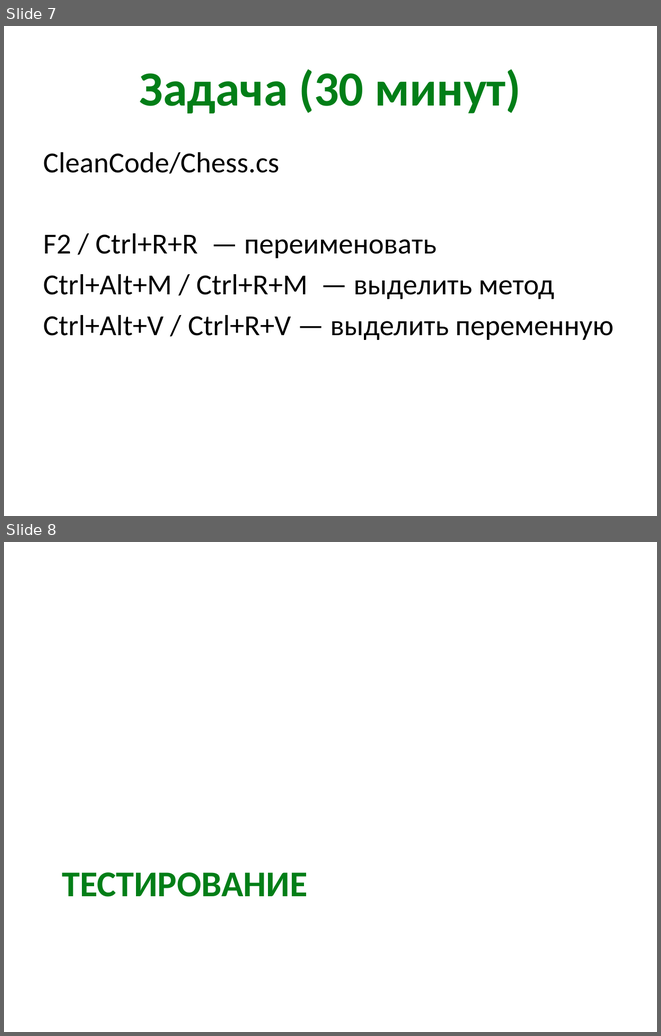
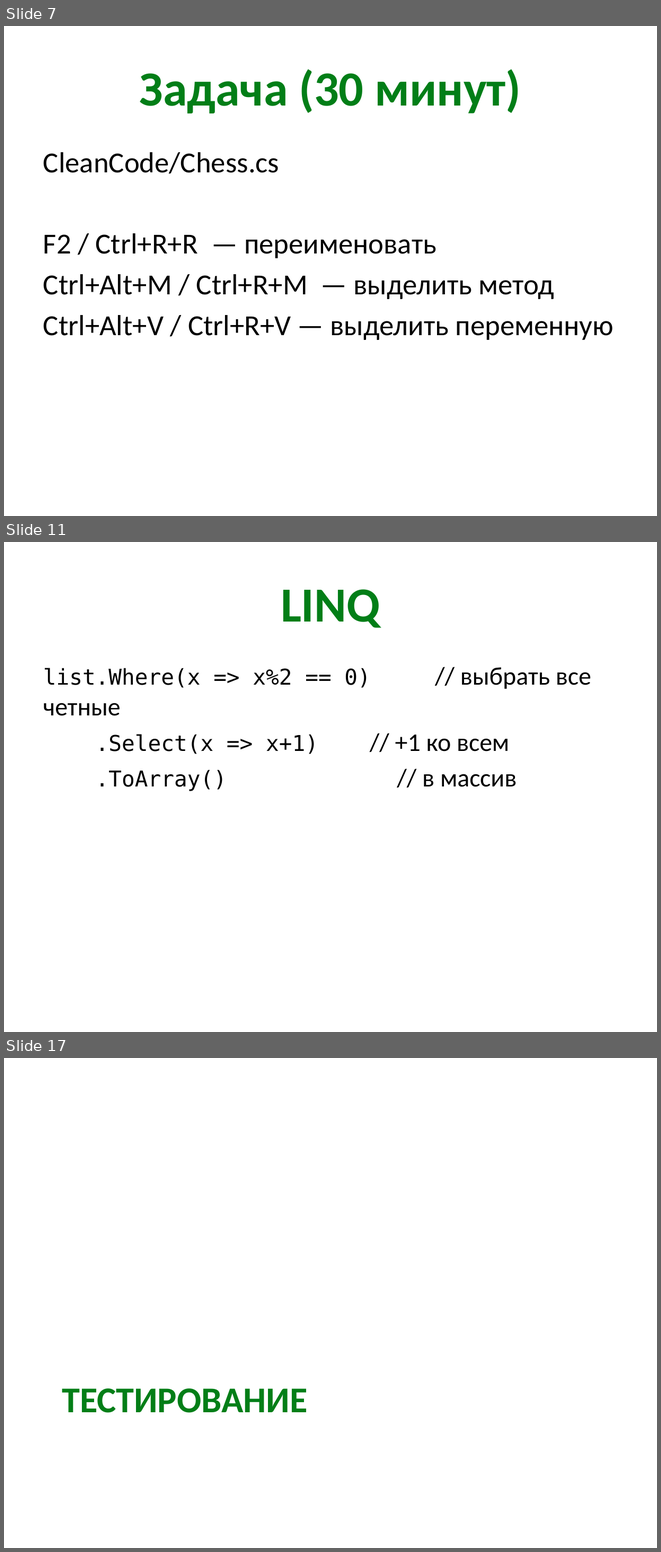
Before and after one commit to kontur-kampus-2015i/kontur-kampus, a slide deck: 1-CodeQuality/quality-slides.pptx. Shown one above the other, each under a label of ours: slides 7 and 8 before the commit, slides 7, 11 and 17 after it; the slides between them are not shown. The pictures are 661x1036 and 661x1552 pixels, drawn with LibreOffice and Linux fonts; fonts in the diff are those of the drawing. Boxes give left, top, right and bottom in pixels: in the first picture for what was removed or moved away, otherwise in the second. Text is boxed around its words. In the diff, an @@ line names an element or a change of style, - is before the commit and + after.

Commit message:
+ Linq in 1-CodeQuality slides

```diff
--- a/1-CodeQuality/quality-slides.pptx
+++ b/1-CodeQuality/quality-slides.pptx
@@ slide 11 added at box(4, 542, 657, 1032), background #FFFFFF @@
@@ title added at box(281, 589, 380, 628), 54 pt, text #027E17, bold @@
+LINQ
@@ text added at box(43, 668, 517, 787), 24 pt, text #000000 @@
+list.Where(x => x%2 == 0) // выбрать все четные
+.Select(x => x+1) // +1 ко всем
+.ToArray() // в массив
@@ what was slide 8 is now slide 17 @@
```
Also in this commit, not shown: 8 other slides added.
